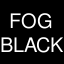
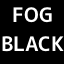
Layer changes from the first w=64, h=64 image to the second:
painted on "FOG ..." over [1, 7, 64, 53]
